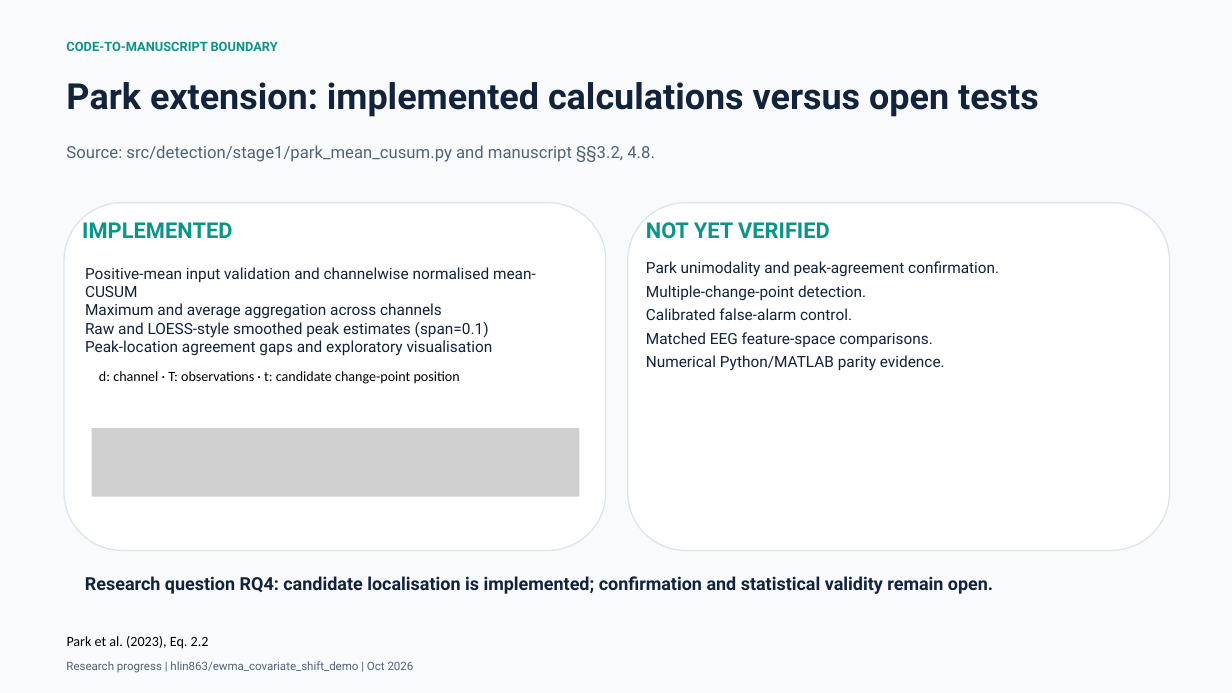
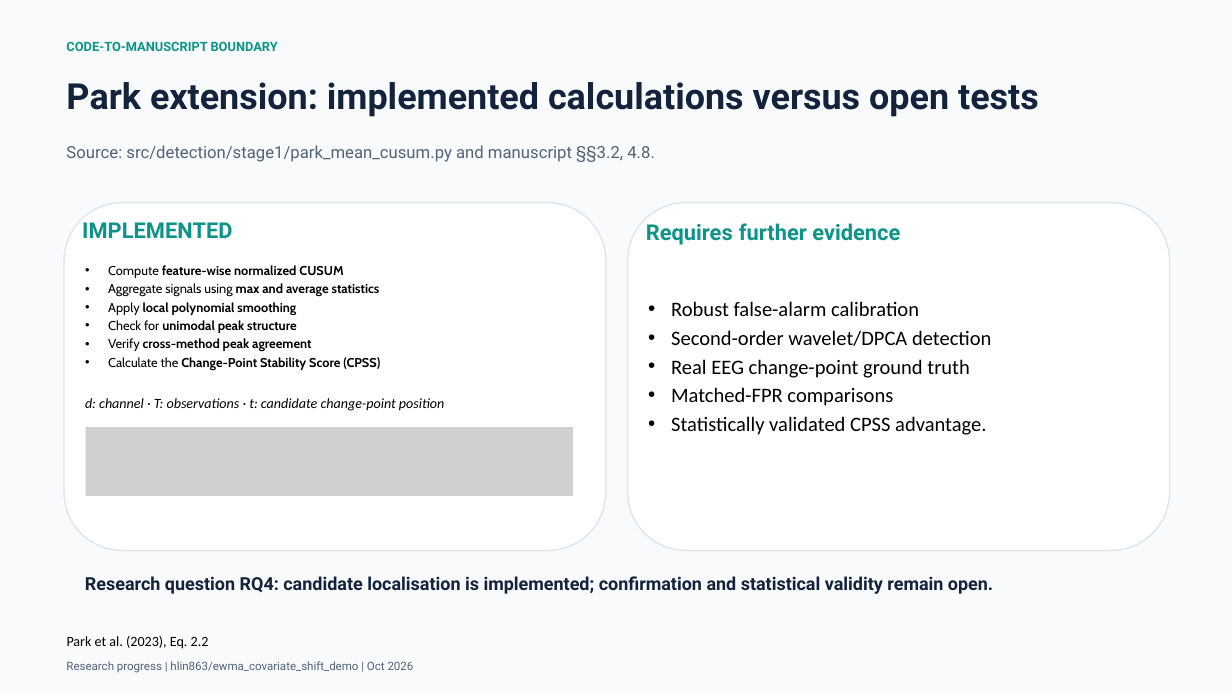
Before and after one commit to hlin863/ewma_covariate_shift_demo, a slide deck: slide 7 of presentations/EWMA_Covariate_Shift_Progress_Review_Haocheng_Lin.pptx. Drawn at 1232x693 pixels with LibreOffice and Linux fonts; fonts in the diff are those of the drawing; grey boxes stand for pictures. Boxes give left, top, right and bottom in pixels: in the first picture for what was removed or moved away, otherwise in the second. Text is boxed around its words. In the diff, an @@ line names an element or a change of style, - is before the commit and + after.

```diff
--- a/presentations/EWMA_Covariate_Shift_Progress_Review_Haocheng_Lin.pptx
+++ b/presentations/EWMA_Covariate_Shift_Progress_Review_Haocheng_Lin.pptx
@@ text at bbox=[646, 223, 900, 245]: text changed @@
-NOT YET VERIFIED
+Requires further evidence
@@ text at bbox=[108, 265, 380, 371]: text changed; size 18 to 15 pt; font Roboto to Cabin; text colour #12233B to #000000; bold on @@
-Positive-mean input validation and channelwise normalised mean-CUSUM
-Maximum and average aggregation across channels
-Raw and LOESS-style smoothed peak estimates (span=0.1)
-Peak-location agreement gaps and exploratory visualisation
+• Compute feature-wise normalized CUSUM
+• Aggregate signals using max and average statistics
+• Apply local polynomial smoothing
+• Check for unimodal peak structure
+• Verify cross-method peak agreement
+• Calculate the Change-Point Stability Score (CPSS)
@@ text at bbox=[671, 301, 991, 435]: text changed; size 18 to 24 pt; font Roboto to Calibri; text colour #12233B to #000000 @@
-Park unimodality and peak-agreement confirmation.
-Multiple-change-point detection.
-Calibrated false-alarm control.
-Matched EEG feature-space comparisons.
-Numerical Python/MATLAB parity evidence.
+• Robust false-alarm calibration
+• Second-order wavelet/DPCA detection
+• Real EEG change-point ground truth
+• Matched-FPR comparisons
+• Statistically validated CPSS advantage.
@@ text "d: channel · T: observations ...": place and size @@
-text "d: channel · T: observations ..." at bbox=[99, 371, 460, 384]
+text "d: channel · T: observations ..." at bbox=[85, 398, 444, 411]
@@ text "d: channel · T: observations ..." at bbox=[85, 398, 444, 411]: italic on @@
@@ picture: place and size @@
-picture at bbox=[92, 428, 580, 496]
+picture at bbox=[86, 428, 573, 496]
```
Also in this commit, not shown: 1 other slide changed.
